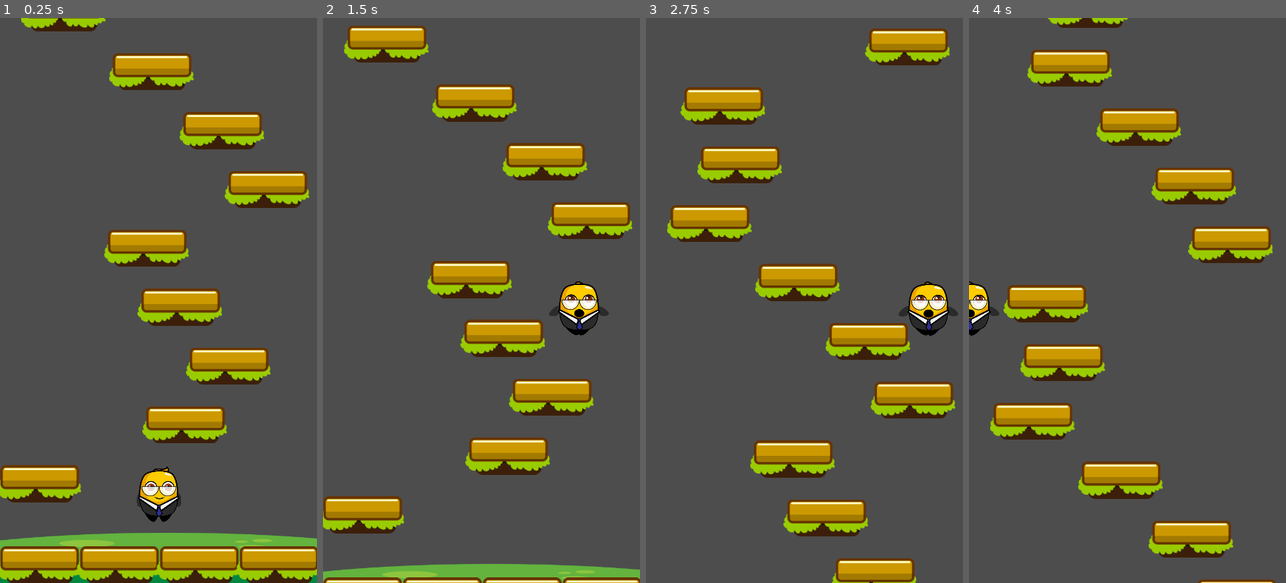
Above: before the commit, frames 1-4 (left to right).
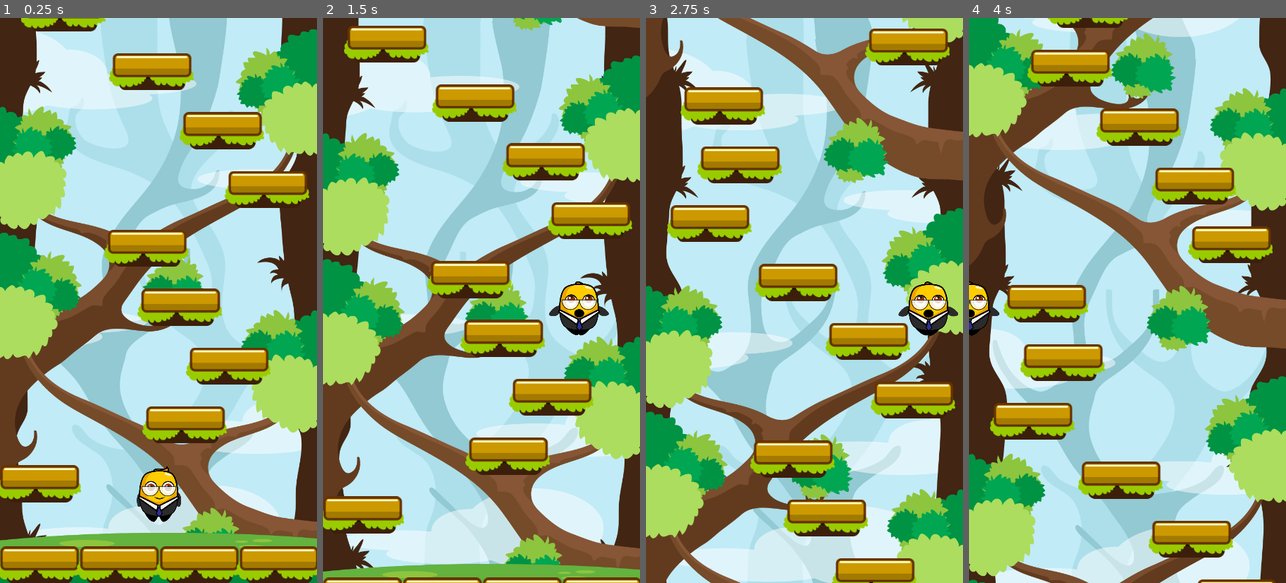
Above: after the commit, the same moments.

Repository: BlurryGames/JumperJam
Game: Godot game, scene res://scenes/main.tscn
The game is run twice, just before and just after one commit, with the same random seed, the same clock (stepped at 60 frames per second) and the same inputs. The project has no main scene, so this scene is started directly.
Inputs:
- Up to frame 1 (0.25 s): no input
- Up to frame 2 (1.5 s): hold D (MoveRight) 0.53-1.28 s; hold A (MoveLeft) from 1.28 s (still down)
- Up to frame 3 (2.75 s): release A (MoveLeft) at 2.03 s; hold D (MoveRight) from 2.03 s (still down)
- Up to frame 4 (4 s): release D (MoveRight) at 3.53 s; hold A (MoveLeft) from 3.53 s (still down)

The runs differ from the first frame. In frame 1, 77% of the frame differs, in the area x 0-100%, y 0-93%; in frame 2, 82%; in frame 3, 84%; in frame 4, 85%, in the area x 0-100%, y 0-100%.

Commit message:
Section2: Mobile Gameplay / Lesson19: Parallax Background

Diff:
--- a/scenes/game.tscn
+++ b/scenes/game.tscn
@@ -1,8 +1,11 @@
-[gd_scene load_steps=4 format=3 uid="uid://djmcubpe1s0jg"]
+[gd_scene load_steps=7 format=3 uid="uid://djmcubpe1s0jg"]
 
 [ext_resource type="Script" path="res://Scripts/Game.gd" id="1_q20c5"]
 [ext_resource type="PackedScene" uid="uid://bmqbir5rg4ctk" path="res://scenes/level_generator.tscn" id="3_fq21a"]
 [ext_resource type="Texture2D" uid="uid://lptcqg11id48" path="res://assets/textures/bg/Ground.png" id="3_hveuc"]
+[ext_resource type="Texture2D" uid="uid://chij28okvv4mp" path="res://assets/textures/bg/Layer1.png" id="4_5serr"]
+[ext_resource type="Texture2D" uid="uid://bnn7of2b40di3" path="res://assets/textures/bg/Layer2.png" id="5_qqi1m"]
+[ext_resource type="Texture2D" uid="uid://b0htn14fov28o" path="res://assets/textures/bg/Layer3.png" id="6_00m6l"]
 
 [node name="Game" type="Node2D"]
 script = ExtResource("1_q20c5")
@@ -14,3 +17,32 @@
 scale = Vector2(1, 0.7)
 texture = ExtResource("3_hveuc")
 offset = Vector2(0, -61)
+
+[node name="ParallaxBackground" type="ParallaxBackground" parent="."]
+
+[node name="ParallaxLayer" type="ParallaxLayer" parent="ParallaxBackground"]
+motion_scale = Vector2(0.1, 0.1)
+motion_mirroring = Vector2(0, 1935)
+
+[node name="Sprite2D" type="Sprite2D" parent="ParallaxBackground/ParallaxLayer"]
+scale = Vector2(0.675, 0.675)
+texture = ExtResource("4_5serr")
+centered = false
+
+[node name="ParallaxLayer2" type="ParallaxLayer" parent="ParallaxBackground"]
+motion_scale = Vector2(0.5, 0.5)
+motion_mirroring = Vector2(0, 1935)
+
+[node name="Sprite2D" type="Sprite2D" parent="ParallaxBackground/ParallaxLayer2"]
+scale = Vector2(0.675, 0.675)
+texture = ExtResource("5_qqi1m")
+centered = false
+
+[node name="ParallaxLayer3" type="ParallaxLayer" parent="ParallaxBackground"]
+motion_scale = Vector2(0.85, 0.85)
+motion_mirroring = Vector2(0, 1935)
+
+[node name="Sprite2D" type="Sprite2D" parent="ParallaxBackground/ParallaxLayer3"]
+scale = Vector2(0.675, 0.675)
+texture = ExtResource("6_00m6l")
+centered = false
